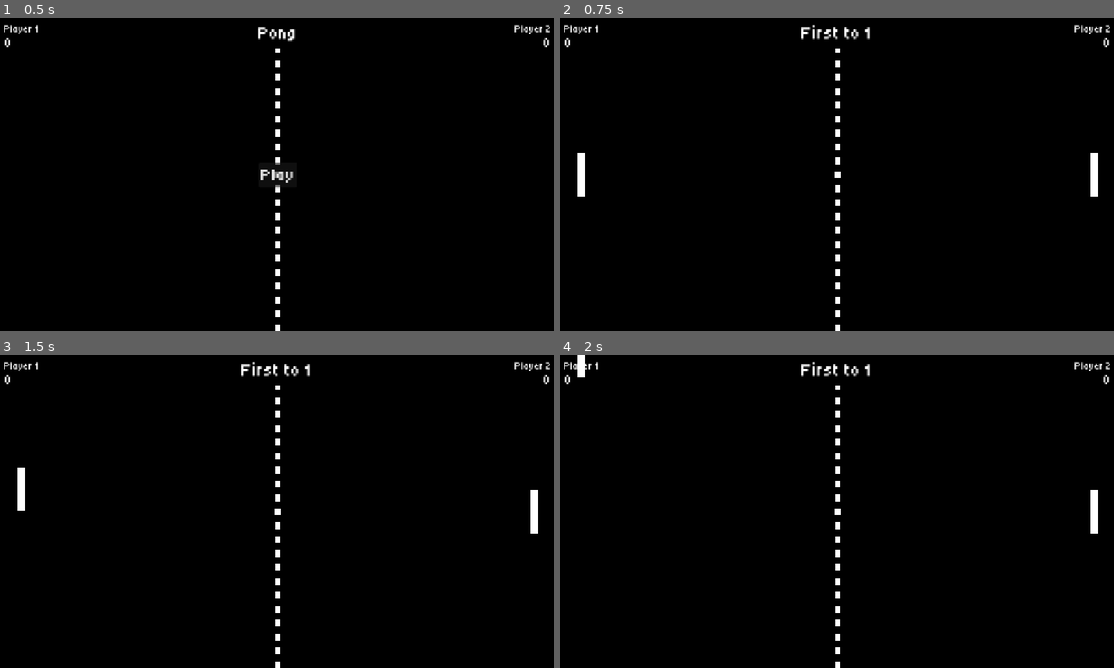
Above: before the commit, frames 1-4 (two rows, left to right).
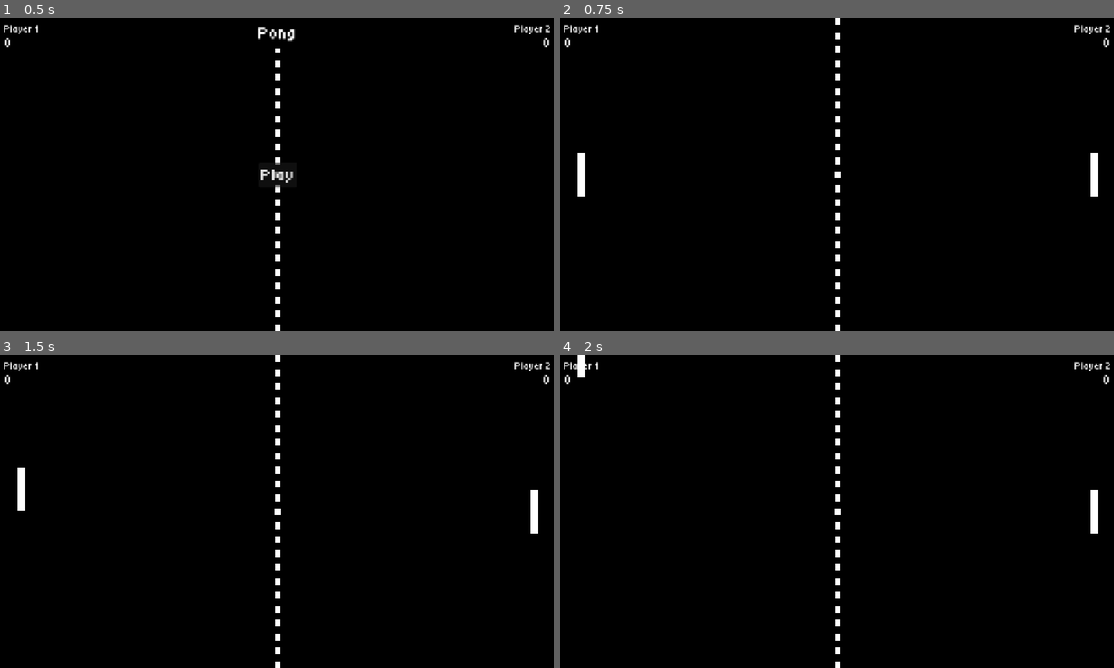
Above: after the commit, the same moments.

Repository: ExyiN/godot_pong
Game: Godot game, scene res://scenes/game.tscn
Two runs of this game, one before a commit and one after it. Both use one fixed random seed, a clock stepped at 60 frames per second and the inputs below.
Inputs:
- Up to frame 1 (0.5 s): no input
- Up to frame 2 (0.75 s): click "Play" at 0.5 s
- Up to frame 3 (1.5 s): tap Enter at 1.25 s; hold W (move_up) from 1.28 s (still down)
- Up to frame 4 (2 s): keep holding W (move_up)

Frame 1 is identical in both runs. In frame 2, 0.3% of the frame differs, in the area x 43-56%, y 0-10%; in frame 3, 0.3%; in frame 4, 0.3%.

Commit message:
Hiding message on start

Diff:
--- a/scenes/game.tscn
+++ b/scenes/game.tscn
@@ -10,7 +10,6 @@
 
 [node name="Game" type="Node2D"]
 script = ExtResource("1_e2o6t")
-max_score = 1
 
 [node name="Background" type="ColorRect" parent="."]
 offset_right = 1280.0
--- a/scripts/game.gd
+++ b/scripts/game.gd
@@ -25,7 +25,6 @@
 func start_game() -> void:
 	hud_score_p1.text = str(score_p1)
 	hud_score_p2.text = str(score_p2)
-	hud_message.text = "First to " + str(max_score)
 	paddle_p1.reset()
 	paddle_p2.reset()
 	paddle_p1.show()
@@ -37,6 +36,7 @@
 		hud_message.text = "Player 1 wins!"
 	else:
 		hud_message.text = "Player 2 wins!"
+	hud_message.show()
 	hud_play_button.show()
 	ball.reset()
 	score_p1 = 0
--- a/scripts/hud.gd
+++ b/scripts/hud.gd
@@ -4,4 +4,5 @@
 
 func _on_play_button_pressed() -> void:
 	$PlayButton.hide()
+	$Message.hide()
 	start_game.emit()
